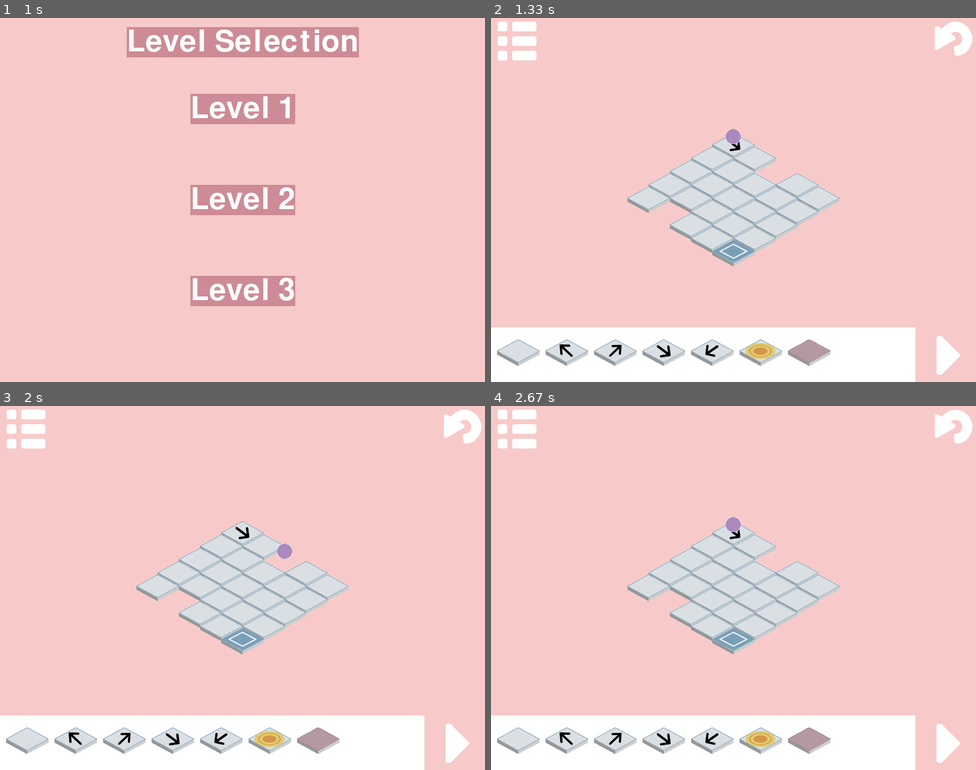
Above: before the commit, frames 1-4 (two rows, left to right).
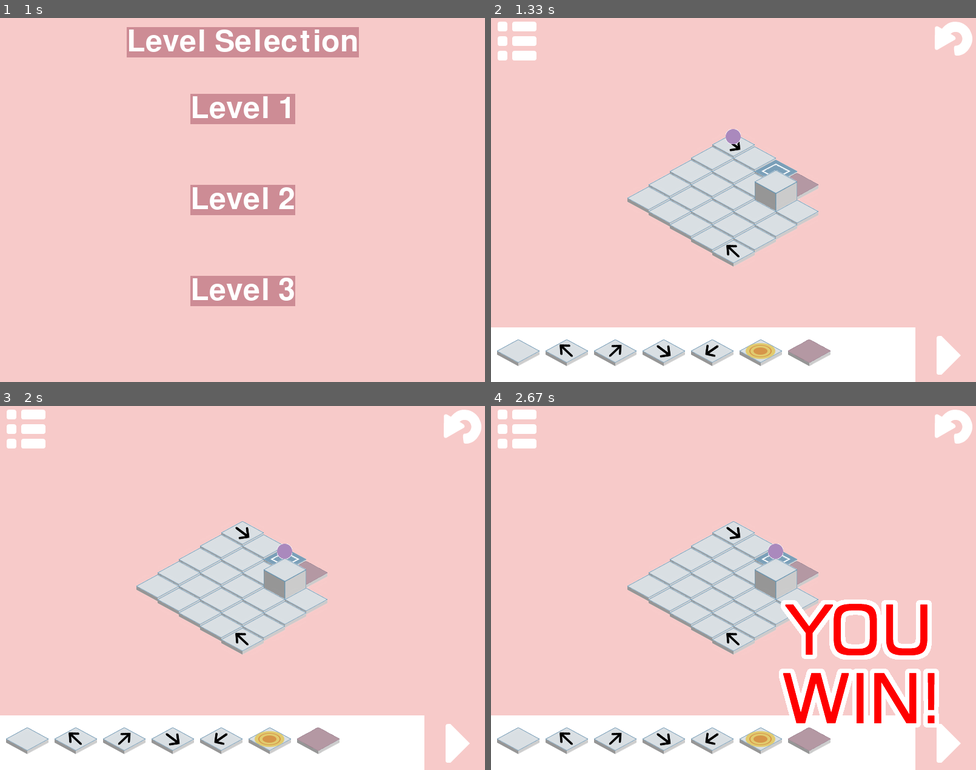
Above: after the commit, the same moments.

Repository: ameliakuang/112TP
Game: pygame game, started from trial/Game.py
Same seed, same stepped clock (60 frames per second), same inputs: the game is played once before the commit and once after it.
Inputs (mouse positions are in pixels of both pictures, inside the frame that each line leads up to):
- Up to frame 1 (1 s): press the mouse at (242, 229) at 0.37 s; move the mouse to (247, 269) at 0.47 s; release the mouse at (257, 309) at 0.6 s; click (203, 185) at 0.85 s
- Up to frame 2 (1.33 s): no input
- Up to frame 3 (2 s): click (446, 733) at 1.4 s; tap Enter at 1.77 s
- Up to frame 4 (2.67 s): no input

Frame 1 is identical in both runs. In frame 2, 1.7% of the frame differs, in the area x 32-72%, y 39-68%; in frame 3, 1.6%; in frame 4, 9.0%, in the area x 32-93%, y 30-89%.

Commit message:
add win lose scene

Diff:
--- a/trial/Board.py
+++ b/trial/Board.py
@@ -8,7 +8,7 @@
 class Board(object):
     def __init__(self, n, player, level):
         self.rows = self.cols = n
-        self.board = self.generateBoard(5, 1)
+        self.board = self.generateBoard(5, level)
         self.player = player
 
         self.tileWidth = 70
@@ -34,9 +34,9 @@
     '''
     def generateBoard(self, n, level):
         if level != 1:
-            return [[-1, 0, 0,0,2],
+            return [[-1, 0, 0,0,0],
                     [0, 0, 0,0,0],
-                    [0, 0, 0,0,0],
+                    [8, 0, 0,0,0],
                     [6, 7, 0,0,0],
                     [9, 0, 0,0,1]]
         elif level == 1:
--- a/trial/Game.py
+++ b/trial/Game.py
@@ -21,9 +21,11 @@
         ## self.board is the 2d list representation of the board object
         self.level = 0
         self.boardObject = Board(5, self.player, self.level)
+        print("board level", self.level)
         self.board = copy.deepcopy(self.boardObject.board)
         #print(self.board)
 
+        self.scene = None
 
         # Control
         self.begin = Begin(self.width, self.height)
@@ -139,10 +141,11 @@
             if(not self.player.illegalMove):
                 self.playerGroup.update(self.board)
                 if(self.player.win):
-                    print("You win!")
+                    self.scene = CustomScene(True)
             else:
                 self.player.row, self.player.col = (0,0)
-                print("You lose!")
+                self.scene = CustomScene(False)
+
         if self.resetState:
             self.board = copy.deepcopy(self.boardObject.board)
             self.player.__init__()
@@ -161,6 +164,11 @@
 
         if self.dragFlag and self.objectDragged != None:
             screen.blit(self.objectDragged[0].image, self.objectDragged[1])
+
+        #Scene
+        if(self.scene != None):
+            self.scene.draw(screen)
+
 
     ########################
     # splashScreen mode
@@ -179,6 +187,7 @@
 
     def splashScreenTimerFired(self, dt):
         pass
+
     def splashScreenRedrawAll(self, screen):
         # Draw the title and the level selection
         font1 = pygame.font.Font("freesansbold.ttf", 120)
@@ -251,16 +260,21 @@
     def levelSelectionMousePressed(self, x, y):
         pos = (x, y)
         if(self.textRect1.collidepoint(pos)):
+            print("1")
+            self.init()
             self.level = 1
-            self.init()
             self.mode = "playGame"
         elif(self.textRect2.collidepoint(pos)):
+            print("2")
+
+            self.init()
             self.level = 2
-            self.init()
             self.mode = "playGame"
         elif(self.textRect3.collidepoint(pos)):
+            print("3")
+
+            self.init()
             self.level3 = 3
-            self.init()
             self.mode = "playGame"
     def levelSelectionTimerFired(self, dt):
         pass
@@ -301,7 +315,24 @@
     def levelCreationRedrawAll(self, screen):
         pass
 
-
+class CustomScene(object):
+    def __init__(self, state):
+        self.state = state
+
+    def draw(self, screen):
+        # Win
+        if(self.state == True):
+            image = pygame.image.load('images/You Win.png').convert()
+            image.set_colorkey((0,0,0))
+            rect = image.get_rect()
+            rect.center = (screen.get_rect().centerx, screen.get_rect().centery)
+        # Lose
+        else:
+            image = pygame.image.load('images/game-over.png').convert()
+            rect = image.get_rect()
+            image.set_colorkey((0,0,0))
+            rect.center = (screen.get_rect().centerx, screen.get_rect().centery)
+        screen.blit(image, rect.center)
 
 
 game = Game()
